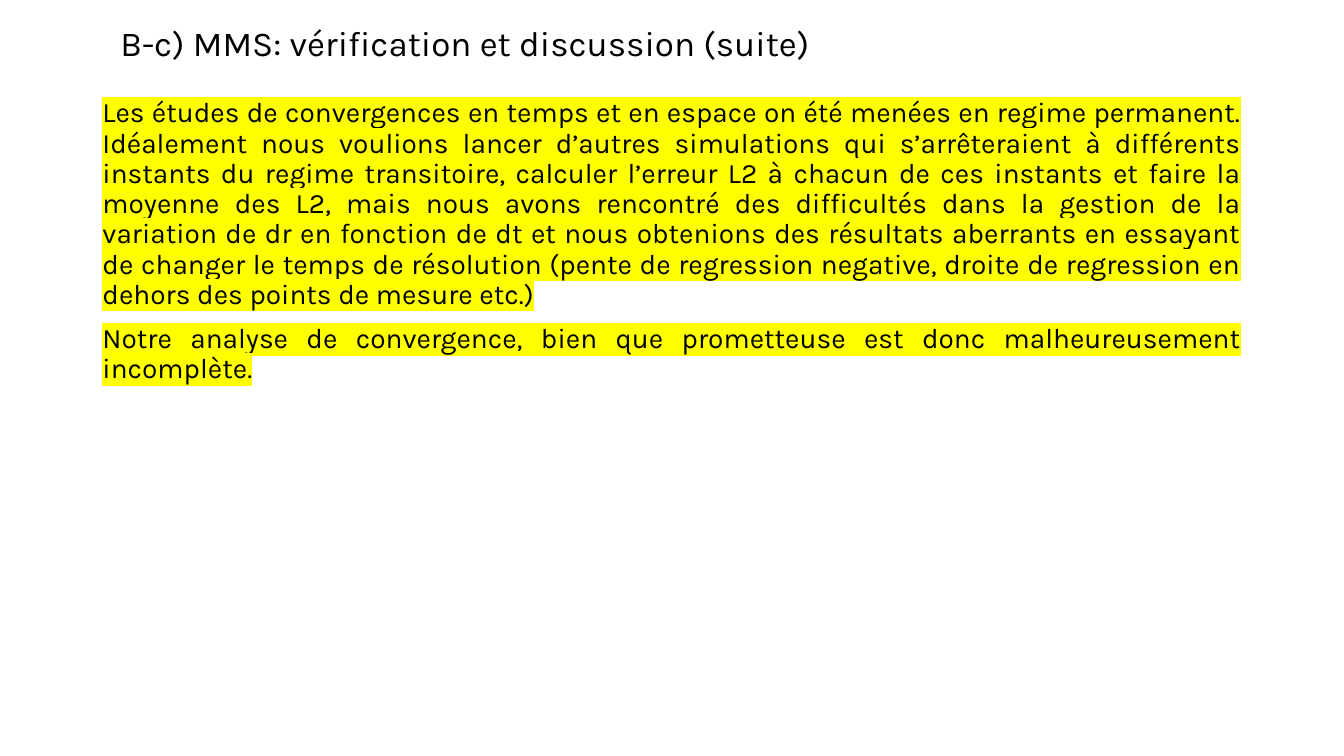
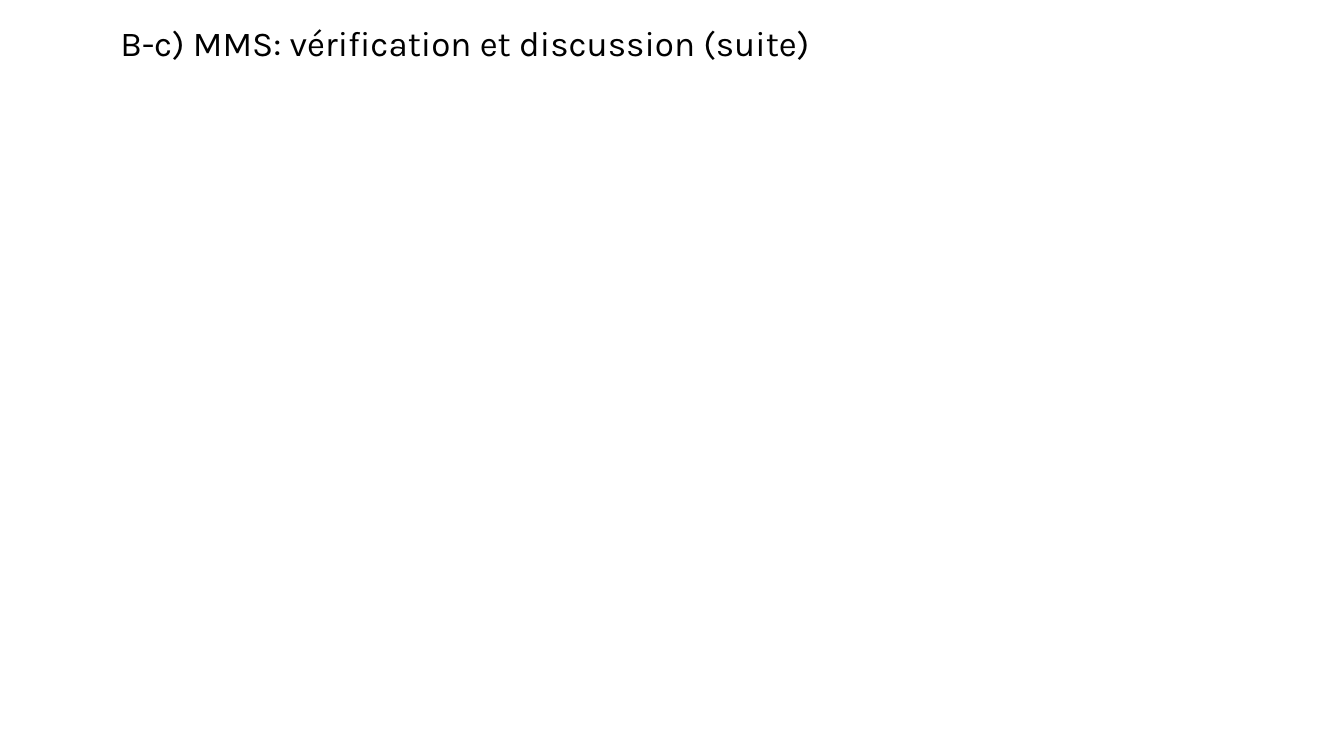
Before and after one commit to mehdibendaya/MEC8211DEV2, a slide deck: slide 18 of Devoir_2.pptx. Drawn at 1344x756 pixels with LibreOffice and Linux fonts; fonts in the diff are those of the drawing; grey boxes stand for pictures. Boxes give left, top, right and bottom in pixels: in the first picture for what was removed or moved away, otherwise in the second. Text is boxed around its words. In the diff, an @@ line names an element or a change of style, - is before the commit and + after.

```diff
--- a/Devoir_2.pptx
+++ b/Devoir_2.pptx
@@ text removed at (x1=102, y1=100, x2=1240, y2=355) @@
-Les études de convergences en temps et en espace on été menées en regime permanent. Idéalement nous voulions lancer d’autres simulations qui s’arrêteraient à différents instants du regime transitoire, calculer l’erreur L2 à chacun de ces instants et faire la moyenne des L2, mais nous avons rencontré des difficultés dans la gestion de la variation de dr en fonction de dt et nous obtenions des résultats aberrants en essayant de changer le temps de résolution (pente de regression negative, droite de regression en dehors des points de mesure etc.)
-Notre analyse de convergence, bien que prometteuse est donc malheureusement incomplète.
```
Also in this commit, not shown: 10 other slides changed, 1 slide added, 1 slide removed, 8 other files.
